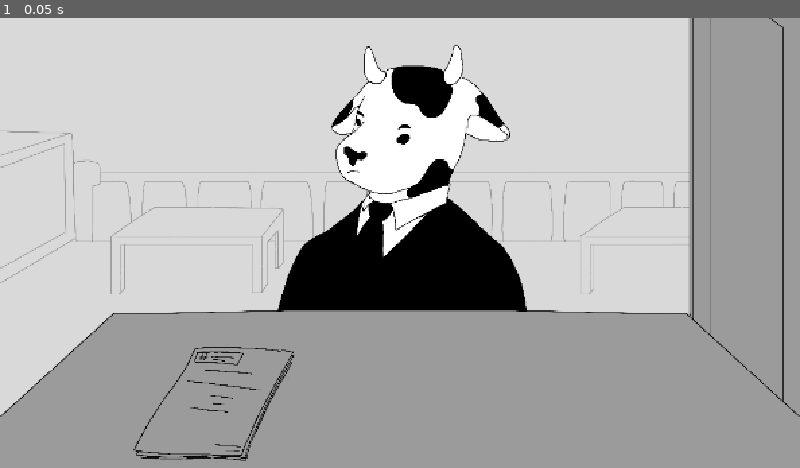
Above: before the commit, frame 1.
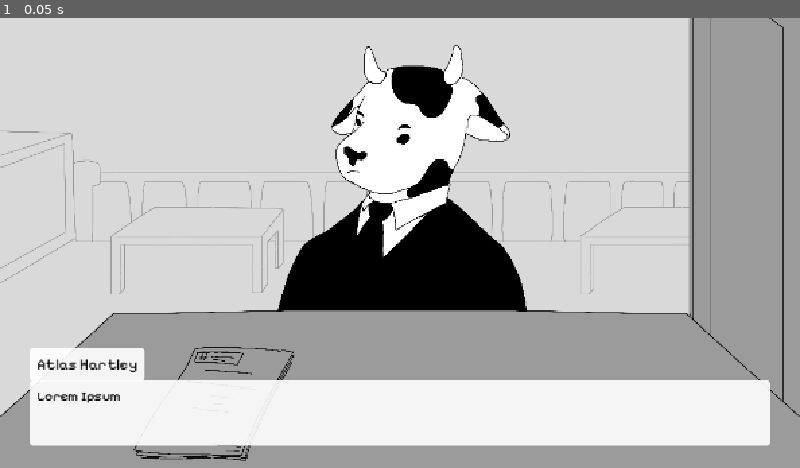
Above: after the commit, the same moment.

Repository: ryrwynn/Moo-Trial-Godot
Game: Godot game, scene res://scenes/game_scene.tscn
The game is run twice, just before and just after one commit, with the same random seed, the same clock (stepped at 60 frames per second) and the same inputs.
Inputs:
- Up to frame 1 (0.05 s): no input

The runs differ from the first frame. In frame 1, 15% of the frame differs, in the area x 3-97%, y 73-96%.

Commit message:
Ugly UI
Ugly working text/character text UI

Diff:
--- a/project.godot
+++ b/project.godot
@@ -22,6 +22,10 @@
 window/stretch/mode="canvas_items"
 window/stretch/aspect="expand"
 
+[gui]
+
+theme/custom="uid://bow4gw100xq1q"
+
 [physics]
 
 3d/physics_engine="Jolt Physics"
--- a/scenes/game_scene.tscn
+++ b/scenes/game_scene.tscn
@@ -2,6 +2,7 @@
 
 [ext_resource type="PackedScene" uid="uid://db62lq1feyb8r" path="res://scenes/background.tscn" id="1_w5aja"]
 [ext_resource type="PackedScene" uid="uid://0246bhqw5bu8" path="res://scenes/character.tscn" id="2_onqr8"]
+[ext_resource type="PackedScene" uid="uid://d27m3aot0nn4u" path="res://scenes/text_ui.tscn" id="3_ycayy"]
 
 [node name="GameScene" type="Node" unique_id=106987712]
 
@@ -11,3 +12,5 @@
 [node name="Character" parent="." unique_id=126382529 instance=ExtResource("2_onqr8")]
 
 [node name="Camera2D" type="Camera2D" parent="." unique_id=1951010855]
+
+[node name="TextUI" parent="." unique_id=1459917468 instance=ExtResource("3_ycayy")]
--- /dev/null
+++ b/scenes/text_ui.tscn
@@ -0,0 +1,69 @@
+[gd_scene format=3 uid="uid://d27m3aot0nn4u"]
+
+[ext_resource type="Theme" uid="uid://bow4gw100xq1q" path="res://theme/default.tres" id="1_7tnem"]
+
+[node name="TextUI" type="CanvasLayer" unique_id=1191590591]
+
+[node name="TextUI" type="Control" parent="." unique_id=1459917468]
+layout_mode = 3
+anchors_preset = 15
+anchor_right = 1.0
+anchor_bottom = 1.0
+grow_horizontal = 2
+grow_vertical = 2
+theme = ExtResource("1_7tnem")
+
+[node name="VBoxContainer" type="VBoxContainer" parent="TextUI" unique_id=1497725421]
+custom_minimum_size = Vector2(0, 40)
+layout_mode = 1
+anchors_preset = -1
+anchor_top = 0.85
+anchor_right = 1.0
+anchor_bottom = 1.0
+offset_left = 40.0
+offset_top = -70.0
+offset_right = -40.0
+offset_bottom = -30.0
+grow_horizontal = 2
+grow_vertical = 0
+
+[node name="Control" type="Control" parent="TextUI/VBoxContainer" unique_id=800562152]
+layout_mode = 2
+
+[node name="CharacterPanel" type="PanelContainer" parent="TextUI/VBoxContainer" unique_id=1479393298]
+custom_minimum_size = Vector2(0, 1)
+custom_maximum_size = Vector2(400, -1)
+layout_mode = 2
+size_flags_horizontal = 0
+
+[node name="CharacterButton" type="Button" parent="TextUI/VBoxContainer/CharacterPanel" unique_id=1860512491]
+layout_mode = 2
+
+[node name="CharacterMarginContainer" type="MarginContainer" parent="TextUI/VBoxContainer/CharacterPanel" unique_id=1745571111]
+layout_mode = 2
+
+[node name="CharacterRichTextLabel" type="RichTextLabel" parent="TextUI/VBoxContainer/CharacterPanel/CharacterMarginContainer" unique_id=1237991673]
+layout_mode = 2
+theme_override_font_sizes/normal_font_size = 20
+text = "Atlas Hartley
+"
+fit_content = true
+
+[node name="DialguePanelContainer" type="PanelContainer" parent="TextUI/VBoxContainer" unique_id=5708752]
+custom_minimum_size = Vector2(0, 40)
+layout_mode = 2
+size_flags_vertical = 3
+size_flags_stretch_ratio = 200.0
+
+[node name="DialogueButton" type="Button" parent="TextUI/VBoxContainer/DialguePanelContainer" unique_id=1600602164]
+layout_mode = 2
+
+[node name="DialogueMarginContainer" type="MarginContainer" parent="TextUI/VBoxContainer/DialguePanelContainer" unique_id=1300227190]
+custom_minimum_size = Vector2(0, 40)
+layout_mode = 2
+
+[node name="DialogueRichTextLabel" type="RichTextLabel" parent="TextUI/VBoxContainer/DialguePanelContainer/DialogueMarginContainer" unique_id=1802848465]
+layout_mode = 2
+theme_override_font_sizes/normal_font_size = 18
+text = "Lorem Ipsum"
+fit_content = true
--- a/scripts/character.gd
+++ b/scripts/character.gd
@@ -20,5 +20,5 @@
 		set_character(curr_char)
 	pass
 
-func set_character(curr_char) -> void:
+func set_character(_curr_char) -> void:
 	$CharacterSprite.texture = character_array[curr_char]
--- /dev/null
+++ b/theme/default.tres
@@ -0,0 +1,49 @@
+[gd_resource type="Theme" format=3 uid="uid://bow4gw100xq1q"]
+
+[ext_resource type="FontFile" uid="uid://cfw1j5ty3bc8p" path="res://resources/fonts/PixelifySans-Bold.ttf" id="1_1qs7s"]
+[ext_resource type="FontFile" uid="uid://noxnoml1d270" path="res://resources/fonts/PixelifySans-Regular.ttf" id="1_y77lc"]
+
+[sub_resource type="StyleBoxEmpty" id="StyleBoxEmpty_818bm"]
+
+[sub_resource type="StyleBoxEmpty" id="StyleBoxEmpty_qgxfu"]
+
+[sub_resource type="StyleBoxEmpty" id="StyleBoxEmpty_28w3i"]
+
+[sub_resource type="StyleBoxEmpty" id="StyleBoxEmpty_1qs7s"]
+
+[sub_resource type="StyleBoxFlat" id="StyleBoxFlat_7tnem"]
+bg_color = Color(0.6, 0.6, 0.6, 0)
+border_width_left = 2
+border_width_top = 2
+border_width_right = 2
+border_width_bottom = 2
+border_color = Color(0.15686275, 0.15686275, 0.15686275, 0.9019608)
+corner_radius_top_left = 5
+corner_radius_top_right = 5
+corner_radius_bottom_right = 5
+corner_radius_bottom_left = 5
+
+[sub_resource type="StyleBoxFlat" id="StyleBoxFlat_p3kk2"]
+bg_color = Color(1, 1, 1, 0.9019608)
+border_color = Color(0.084908105, 0.60935897, 0.7277371, 1)
+corner_radius_top_left = 5
+corner_radius_top_right = 5
+corner_radius_bottom_right = 5
+corner_radius_bottom_left = 5
+
+[resource]
+default_font = ExtResource("1_y77lc")
+default_font_size = 0
+Button/styles/focus = SubResource("StyleBoxEmpty_818bm")
+Button/styles/hover = SubResource("StyleBoxEmpty_qgxfu")
+Button/styles/normal = SubResource("StyleBoxEmpty_28w3i")
+Button/styles/pressed = SubResource("StyleBoxEmpty_1qs7s")
+MarginContainer/constants/margin_bottom = 10
+MarginContainer/constants/margin_left = 10
+MarginContainer/constants/margin_right = 10
+MarginContainer/constants/margin_top = 10
+Panel/styles/panel = SubResource("StyleBoxFlat_7tnem")
+PanelContainer/styles/panel = SubResource("StyleBoxFlat_p3kk2")
+RichTextLabel/colors/default_color = Color(0, 0, 0, 1)
+RichTextLabel/fonts/bold_font = ExtResource("1_1qs7s")
+VBoxContainer/constants/separation = -1
Binary file added: resources/fonts/PixelifySans-Bold.ttf
Not shown, added: resources/fonts/PixelifySans-Bold.ttf.import
Binary file added: resources/fonts/PixelifySans-Medium.ttf
Not shown, added: resources/fonts/PixelifySans-Medium.ttf.import
Binary file added: resources/fonts/PixelifySans-Regular.ttf
Not shown, added: resources/fonts/PixelifySans-Regular.ttf.import
Binary file added: resources/fonts/PixelifySans-SemiBold.ttf
Not shown, added: resources/fonts/PixelifySans-SemiBold.ttf.import
